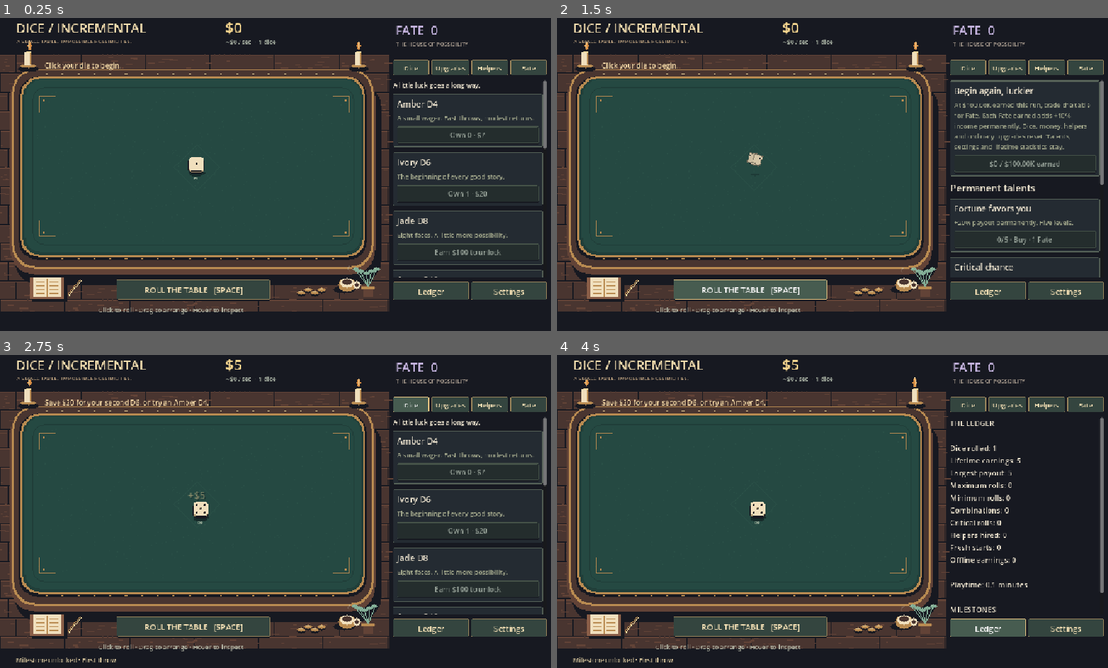
Above: before the commit, frames 1-4 (two rows, left to right).
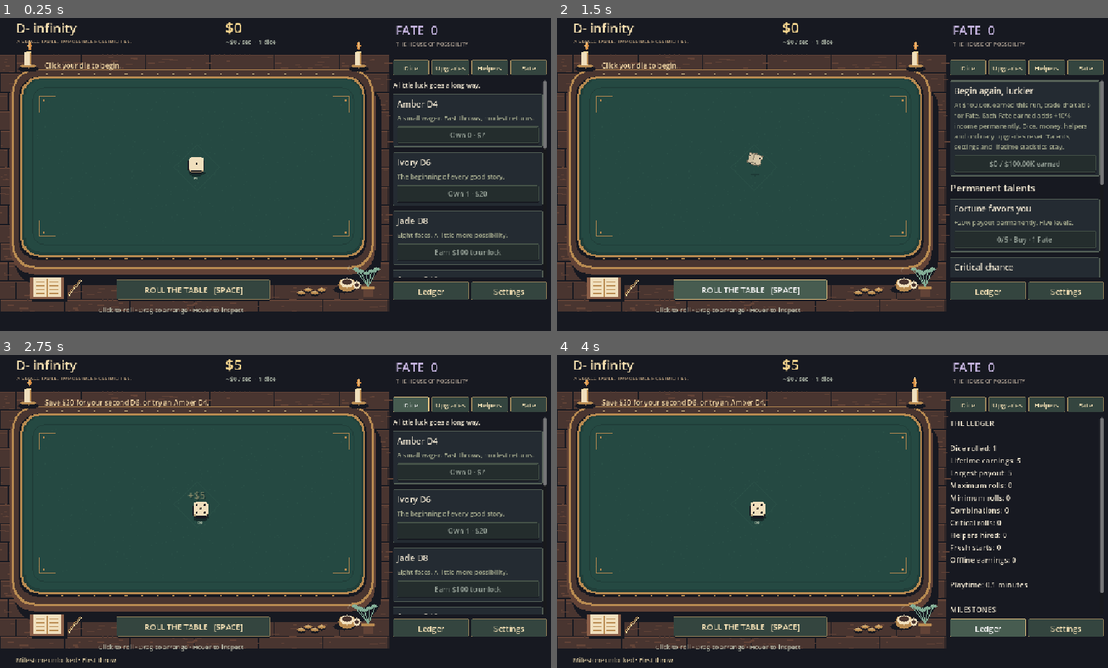
Above: after the commit, the same moments.

Repository: AmitShok/Dice-Incremental-game
Game: Godot game, scene res://scenes/main.tscn
Same seed, same stepped clock (60 frames per second), same inputs: the game is played once before the commit and once after it.
Inputs:
- Up to frame 1 (0.25 s): no input
- Up to frame 2 (1.5 s): click "Fate" at 0.5 s; click "ROLL THE TABLE [SPACE]" at 1.25 s
- Up to frame 3 (2.75 s): click "Dice" at 2 s
- Up to frame 4 (4 s): click "Upgrades" at 2.75 s; click "Ledger" at 3.5 s

The runs differ from the first frame. In frame 1, 0.4% of the frame differs, in the area x 4-27%, y 1-6%; in frame 2, 0.4%; in frame 3, 0.4%; in frame 4, 0.4%.

Commit message:
Rename game to D- infinity and add infinity die icon

Diff:
--- a/project.godot
+++ b/project.godot
@@ -10,10 +10,14 @@
 
 [application]
 
-config/name="DiceIncremental"
+config/name="D- infinity"
+config/use_custom_user_dir=true
+config/custom_user_dir_name="Godot/app_userdata/DiceIncremental"
+config/custom_user_dir_name.linux="godot/app_userdata/DiceIncremental"
 run/main_scene="uid://b6najufqn2bf7"
 config/features=PackedStringArray("4.7", "GL Compatibility")
-config/icon="res://icon.svg"
+config/icon="res://assets/exported/branding/d_infinity_icon.png"
+config/windows_native_icon="res://assets/exported/branding/d_infinity_icon.ico"
 
 [autoload]
 
@@ -27,8 +31,6 @@
 window/size/window_width_override=1120
 window/size/window_height_override=640
 window/stretch/mode="canvas_items"
-window/stretch/aspect="keep"
-window/stretch/scale_mode="fractional"
 
 [physics]
 
--- a/scenes/main.tscn
+++ b/scenes/main.tscn
@@ -9,7 +9,7 @@
 [ext_resource type="Theme" path="res://ui/game_theme.tres" id="7"]
 [ext_resource type="PackedScene" path="res://scenes/ui/debug_panel.tscn" id="8"]
 
-[node name="DiceIncremental" type="Control"]
+[node name="DInfinity" type="Control"]
 layout_mode = 3
 anchors_preset = 15
 anchor_right = 1.0
--- a/scenes/ui/hud.tscn
+++ b/scenes/ui/hud.tscn
@@ -16,7 +16,7 @@
 mouse_filter = 2
 theme_override_colors/font_color = Color(0.95686, 0.87059, 0.68627, 1)
 theme_override_font_sizes/font_size = 26
-text = "DICE / INCREMENTAL"
+text = "D- infinity"
 
 [node name="Subtitle" type="Label" parent="."]
 offset_left = 33.0
--- /dev/null
+++ b/tests/branding_runner.gd
@@ -0,0 +1,21 @@
+extends SceneTree
+
+func _initialize() -> void:
+	call_deferred("run")
+
+func run() -> void:
+	if not OS.get_cmdline_user_args().has("--test"):
+		quit(1)
+		return
+	var correct: bool = ProjectSettings.get_setting("application/config/name") == "D- infinity"
+	var icon: Texture2D = load(ProjectSettings.get_setting("application/config/icon"))
+	correct = correct and icon != null and icon.get_size() == Vector2(256,256)
+	correct = correct and FileAccess.file_exists(ProjectSettings.get_setting("application/config/windows_native_icon"))
+	if OS.get_name() == "Windows":
+		var expected: String = OS.get_environment("APPDATA").replace("\\", "/").path_join("Godot/app_userdata/DiceIncremental")
+		correct = correct and OS.get_user_data_dir().replace("\\", "/") == expected
+	var hud: Control = load("res://scenes/ui/hud.tscn").instantiate()
+	correct = correct and hud.get_node("Title").text == "D- infinity"
+	hud.free()
+	print("BRANDING: ", "passed; title, icon and existing save directory verified" if correct else "FAILED")
+	quit(0 if correct else 1)
Binary file added: assets/exported/branding/d_infinity_icon.ico
Binary file added: assets/exported/branding/d_infinity_icon.png
Not shown, added: assets/exported/branding/d_infinity_icon.png.import
Binary file added: assets/source/aseprite/branding/d_infinity_icon.aseprite
Not shown, added: tests/branding_runner.gd.uid
Not shown, changed: CHANGELOG.md
Not shown, changed: README.md
Not shown, changed: SAVE_FORMAT.md
Not shown, changed: SCENES.md
Not shown, added: tools/create_icon.lua
Not shown, added: tools/package_icon.py
